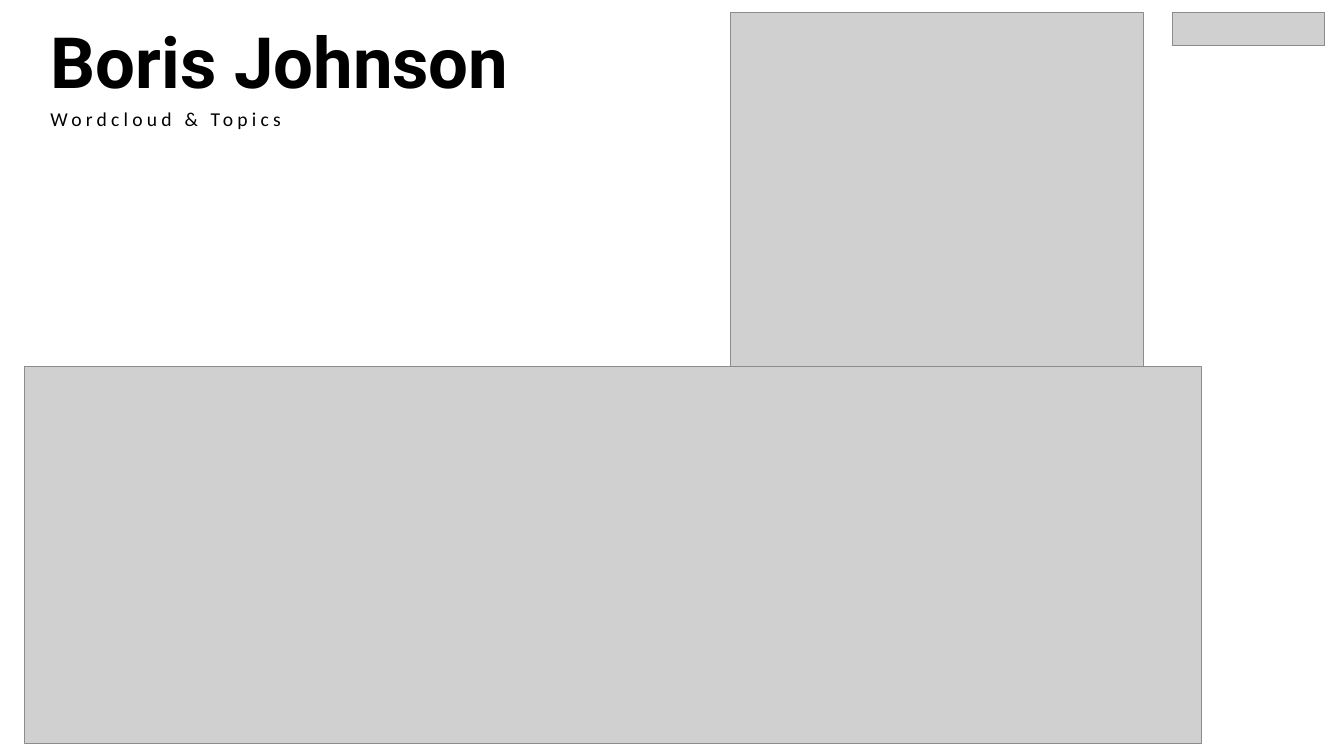
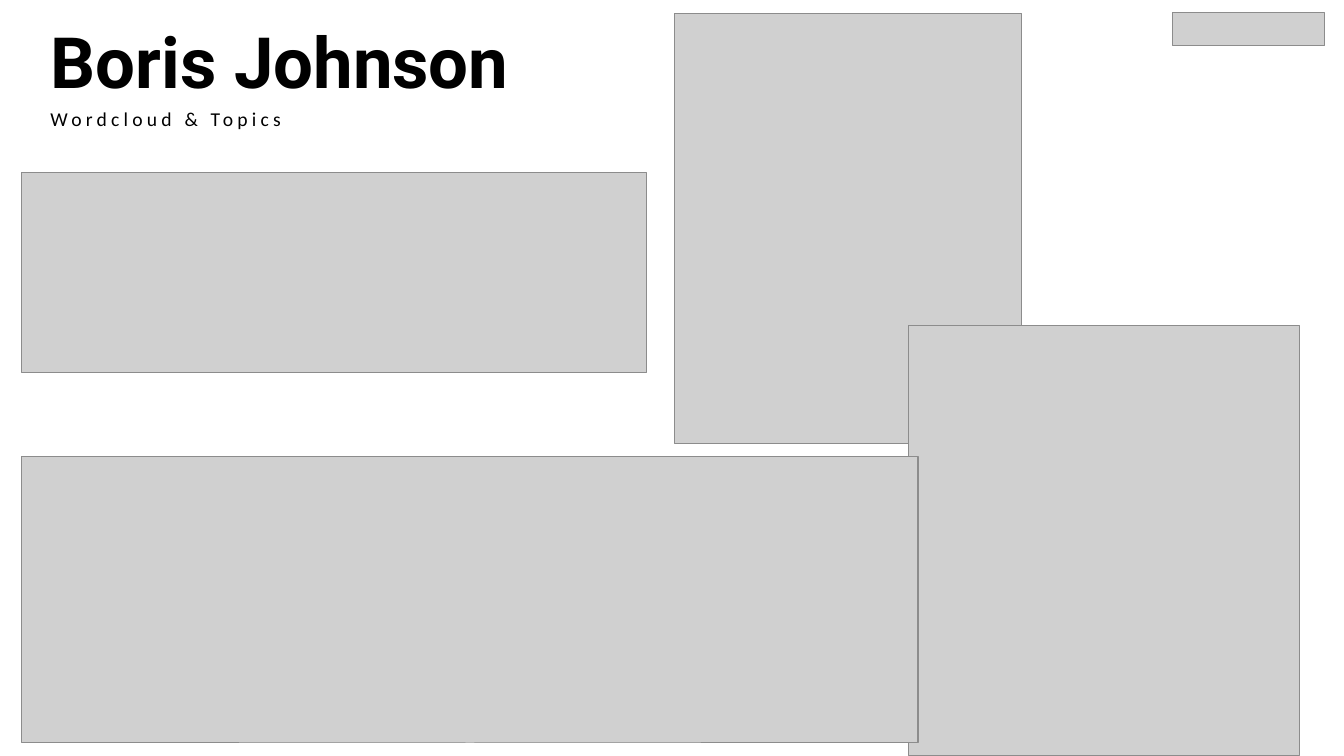
Before and after one commit to Franca97/Web_Data_and-_Digital_Analytics, a slide deck: slide 23 of Presentation.pptx (slide 21 before the commit). Drawn at 1344x756 pixels with LibreOffice and Linux fonts; fonts in the diff are those of the drawing; grey boxes stand for pictures. Boxes give left, top, right and bottom in pixels: in the first picture for what was removed or moved away, otherwise in the second. Text is boxed around its words. In the diff, an @@ line names an element or a change of style, - is before the commit and + after.

```diff
--- a/Presentation.pptx
+++ b/Presentation.pptx
@@ picture: place and size @@
-picture at bbox=[731, 13, 1144, 390]
+picture at bbox=[675, 13, 1022, 444]
@@ picture added at bbox=[22, 172, 647, 372] @@
@@ picture added at bbox=[908, 326, 1300, 756] @@
@@ picture: place and size @@
-picture at bbox=[24, 367, 1202, 744]
+picture at bbox=[22, 457, 919, 743]
```
Also in this commit, not shown: 8 other slides changed, 6 slides added, 2 slides removed.
